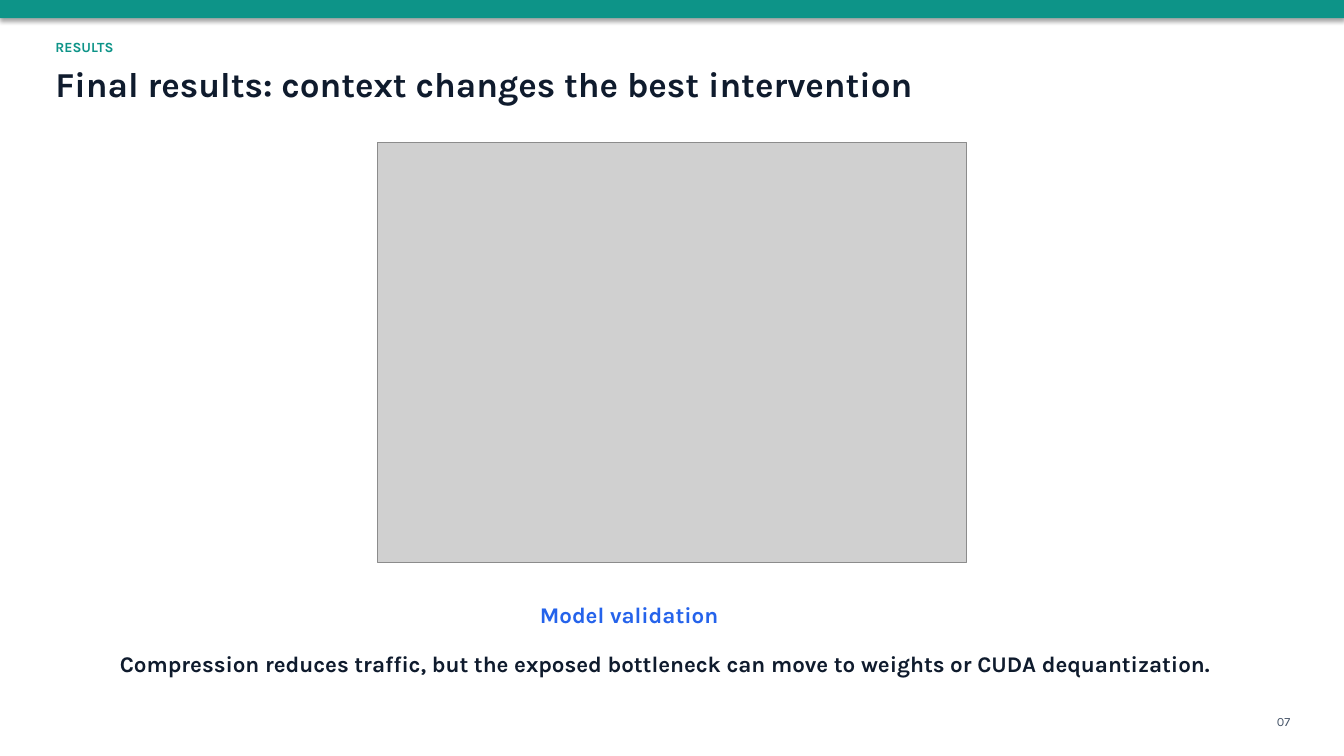
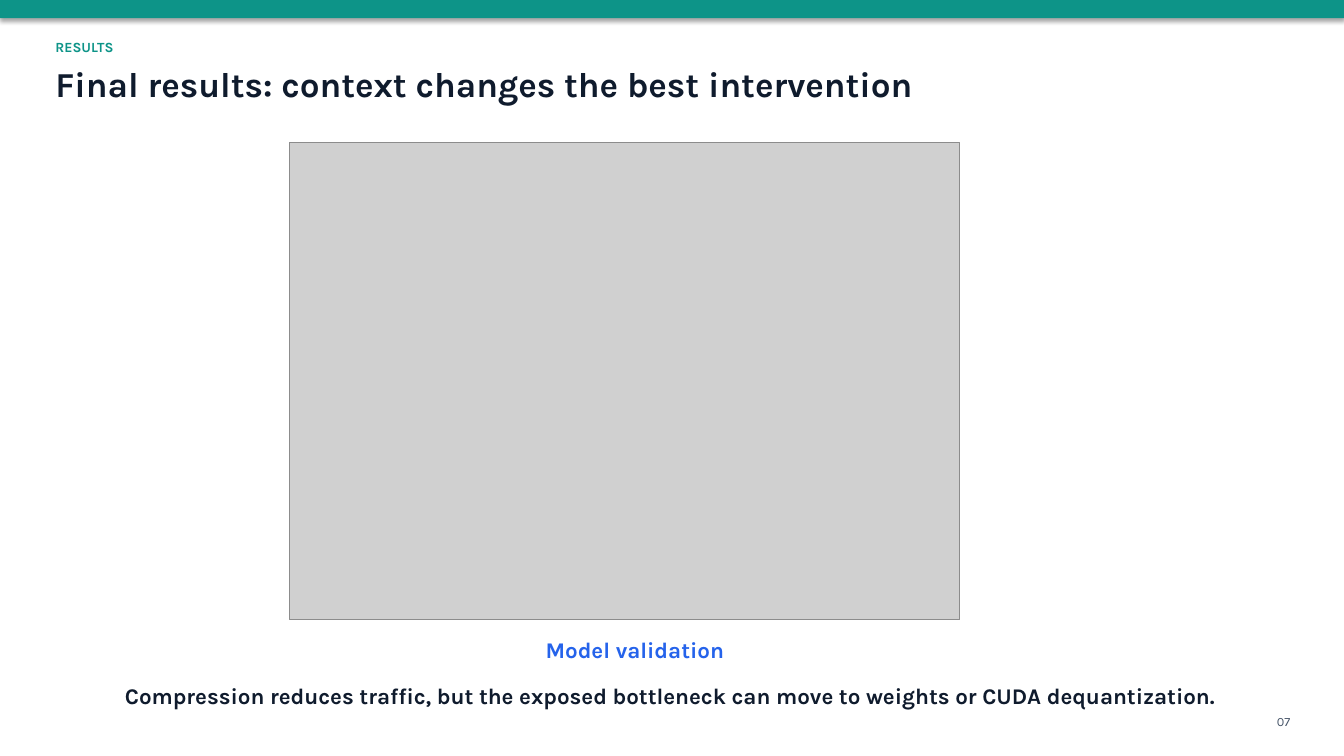
Before and after one commit to HARSH070105/KV-Roofline, a slide deck: slide 7 of docs/KV_Roofline_10_Slide_Deck.pptx. Drawn at 1344x756 pixels with LibreOffice and Linux fonts; fonts in the diff are those of the drawing; grey boxes stand for pictures. Boxes give left, top, right and bottom in pixels: in the first picture for what was removed or moved away, otherwise in the second. Text is boxed around its words. In the diff, an @@ line names an element or a change of style, - is before the commit and + after.

```diff
--- a/docs/KV_Roofline_10_Slide_Deck.pptx
+++ b/docs/KV_Roofline_10_Slide_Deck.pptx
@@ picture: place and size @@
-picture at box(377, 142, 967, 563)
+picture at box(289, 142, 960, 620)
@@ text "Model validation": place and size @@
-text "Model validation" at box(540, 607, 718, 624)
+text "Model validation" at box(546, 642, 724, 659)
@@ text "Compression reduces traffic, but the ...": place and size @@
-text "Compression reduces traffic, but the ..." at box(120, 656, 1210, 678)
+text "Compression reduces traffic, but the ..." at box(125, 688, 1215, 710)
```
Also in this commit, not shown: 2 other slides changed, 3 other files.
